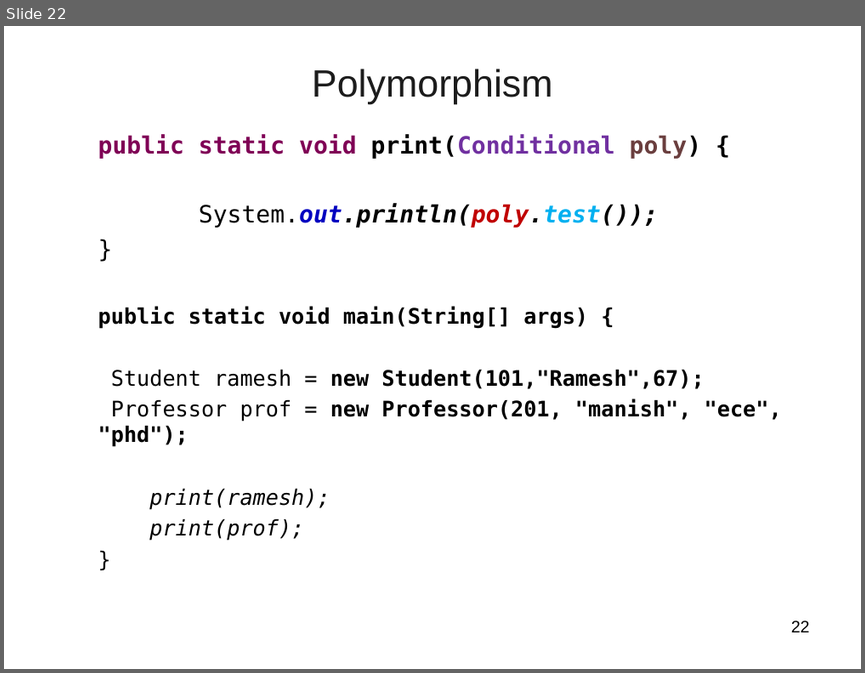
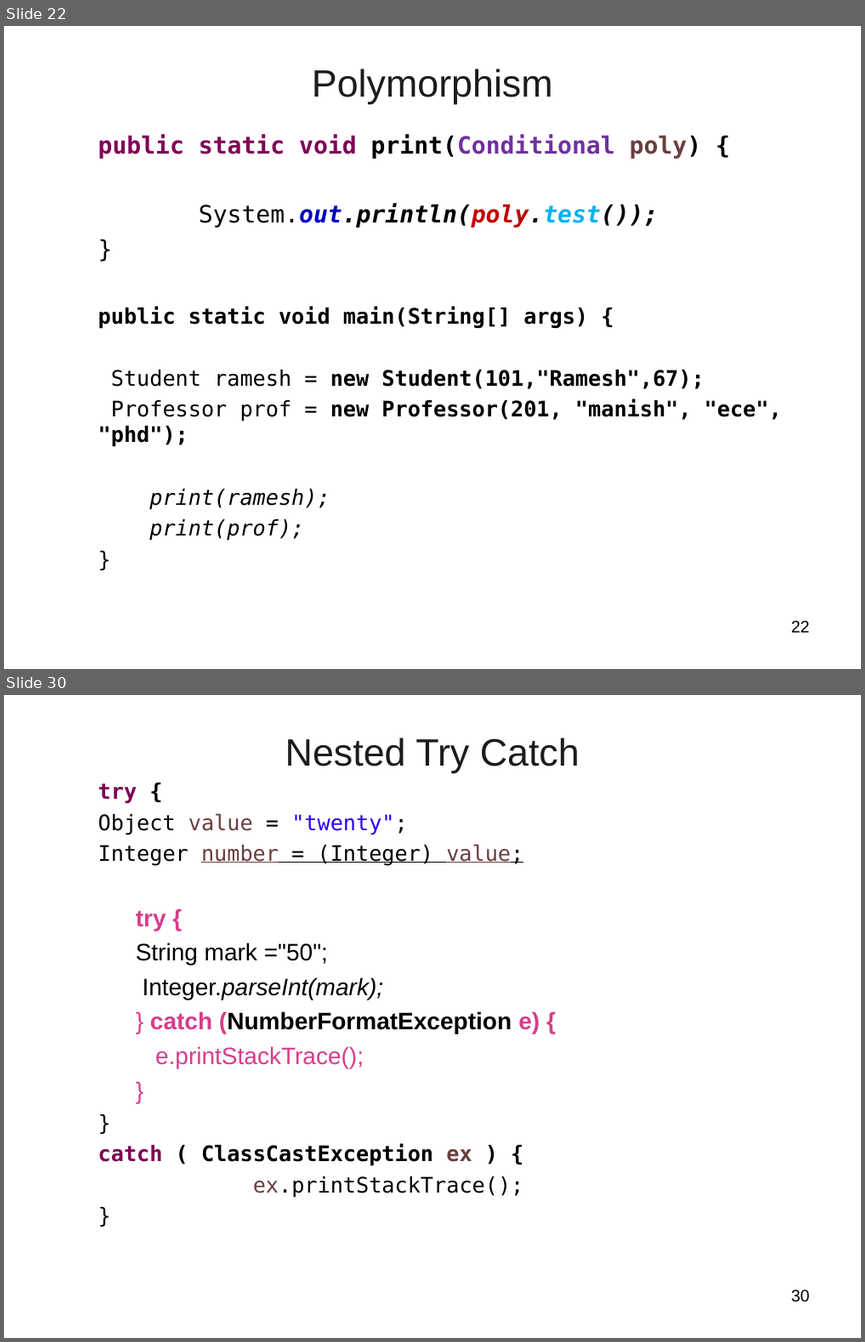
Before and after one commit to vatsanTraining/training_sept_2023, a slide deck: Java_Day_Two.ppt. Shown one above the other, each under a label of ours: slide 22 before the commit, slides 22 and 30 after it; the slides between them are not shown. The pictures are 865x673 and 865x1342 pixels, drawn with LibreOffice and Linux fonts; fonts in the diff are those of the drawing; background and template pictures are left out. Boxes give left, top, right and bottom in pixels: in the first picture for what was removed or moved away, otherwise in the second. Text is boxed around its words. In the diff, an @@ line names an element or a change of style, - is before the commit and + after.

```diff
--- a/Java_Day_Two.ppt
+++ b/Java_Day_Two.ppt
@@ slide 30 added at box(4, 695, 861, 1338), background picture (left out) @@
@@ title added at box(285, 737, 579, 773), 32 pt, text #1C1C1C @@
+Nested Try Catch
@@ text added at box(98, 783, 540, 1197), 18 pt, text #000000 @@
+  try {
+  Object value = "twenty";
+  Integer number = (Integer) value;
+    try {
+    String mark ="50";
+    Integer.parseInt(mark);
+    } catch (NumberFormatException e) {
+    e.printStackTrace();
+    }
+  }
+  catch ( ClassCastException ex ) {
+  ex.printStackTrace();
+  }
@@ page number added at box(791, 1289, 810, 1302), 14 pt, text #000000 @@
+30
```
Also in this commit, not shown: 61 other slides added, 5 slides removed, 5 other files.
